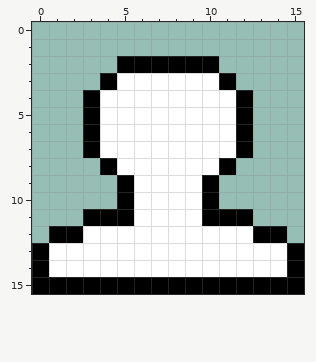
Edited in one commit: pixel-art file (Textures/UICharacter.aseprite). Above, as it was before the edit.
16x16 pixels, 1 frame.
After the commit:
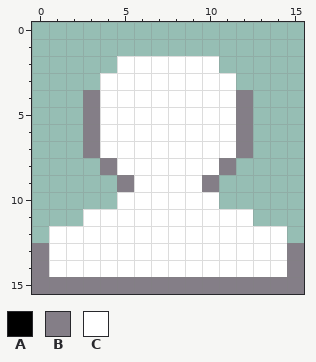
Palette (. is transparent): A #000000  B #847e87  C #ffffff
From old to new:
The author changed colour A to colour B in rows 4 to 7 at x 3 and 12; in row 8 at x 4 and 11; in row 9 at x 5 and 10; in rows 13 to 14 at x 0 and 15; in row 15 at x 0 to 15.
The author changed colour A to colour C in row 2 at x 5 to 10; in row 3 at x 4 and 11; in row 10 at x 5 and 10; in row 11 at x 3 to 5 and 10 to 12; in row 12 at x 1 to 2 and 13 to 14.
